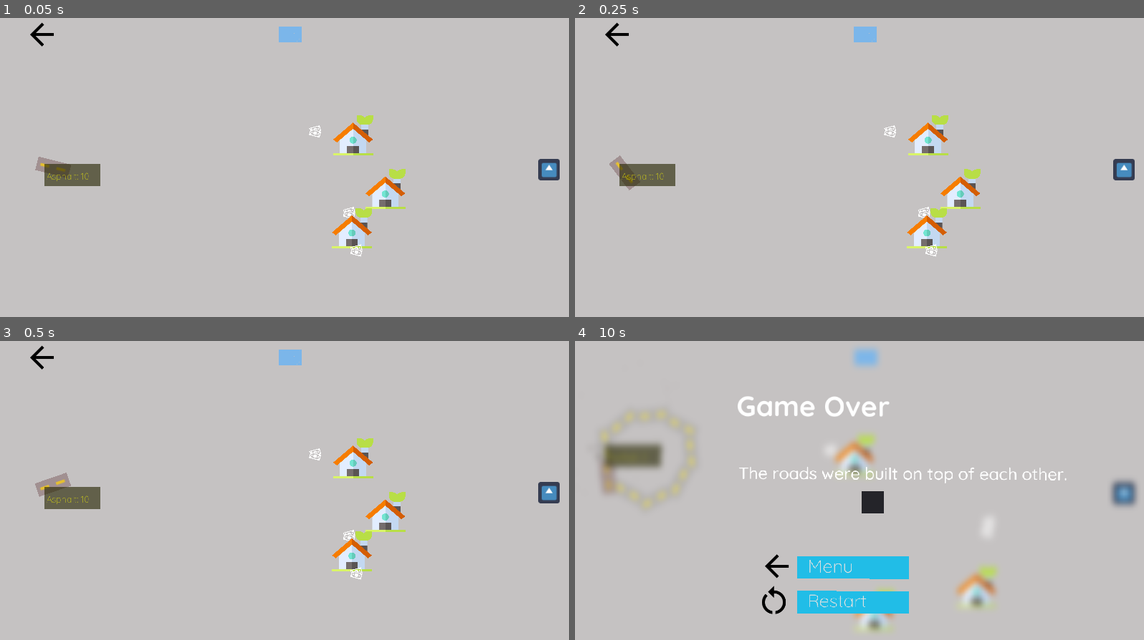
Above: before the commit, frames 1-4 (two rows, left to right).
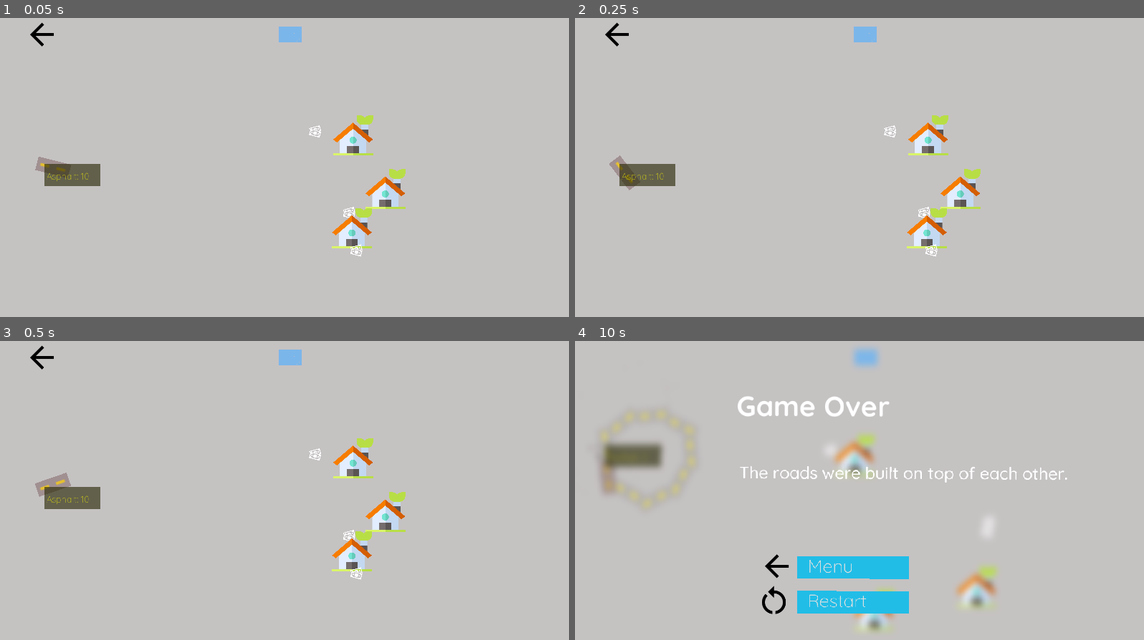
Above: after the commit, the same moments.

Repository: dfxe/godot-games
Game: Godot game, scene res://main_sceno.tscn
Two runs of this game, one before a commit and one after it. Both use one fixed random seed, a clock stepped at 60 frames per second and the inputs below. The engine's default icon, where the game draws it, is replaced by a stand-in: a white triangle on a blue panel in a dark square.
Inputs (mouse positions are in pixels of both pictures, inside the frame that each line leads up to):
- Up to frame 1 (0.05 s): no input
- Up to frame 2 (0.25 s): no input
- Up to frame 3 (0.5 s): no input
- Up to frame 4 (10 s): tap Space (ui_select) at 0.77, 2.27, 3.77, 4.52, 5.27, 6.77, 7.52, 8.27, 9.77 s; click (614, 358) at 1.25 s

The runs differ from the first frame. In frame 1, 0.3% of the frame differs, in the area x 94-99%, y 47-55%; in frame 2, 0.3%; in frame 3, 0.3%; in frame 4, 1.2%, in the area x 28-99%, y 41-58%.

Commit message:
Add: Game Over restart button

Diff:
--- a/road_builder/main_sceno.tscn
+++ b/road_builder/main_sceno.tscn
@@ -79,6 +79,7 @@
 }
 
 [node name="TouchScreenButton" type="TouchScreenButton" parent="Panel"]
+visible = false
 position = Vector2( 449.52, -16.6489 )
 scale = Vector2( 0.3, 0.3 )
 normal = ExtResource( 3 )
@@ -177,7 +178,7 @@
 "_edit_use_anchors_": false
 }
 
-[node name="GameOverPanel" type="Panel" parent="Panel"]
+[node name="GameOverPanel" type="Control" parent="Panel"]
 visible = false
 margin_right = 40.0
 margin_bottom = 40.0
@@ -199,10 +200,10 @@
 }
 
 [node name="GameOverReason" type="RichTextLabel" parent="Panel/GameOverPanel"]
-margin_left = -219.777
-margin_top = -51.2639
-margin_right = 380.223
-margin_bottom = 348.736
+margin_left = -219.38
+margin_top = -52.0576
+margin_right = 380.62
+margin_bottom = 347.942
 size_flags_horizontal = 2
 size_flags_vertical = 2
 size_flags_stretch_ratio = 2.21
@@ -262,7 +263,7 @@
 "_edit_use_anchors_": false
 }
 
-[node name="EndBackToMenu" type="Button" parent="Panel/GameOverPanel/ColorRect2"]
+[node name="EndRestart" type="Button" parent="Panel/GameOverPanel/ColorRect2"]
 margin_left = 12.5992
 margin_top = -6.29959
 margin_right = 105.599
@@ -296,3 +297,4 @@
 [connection signal="timeout" from="Camera2D/Frequency" to="Camera2D" method="_on_Frequency_timeout"]
 [connection signal="timeout" from="Camera2D/Duration" to="Camera2D" method="_on_Duration_timeout"]
 [connection signal="pressed" from="Panel/BackToMenuBtn" to="." method="_on_BackToMenuBtn_pressed"]
+[connection signal="pressed" from="Panel/GameOverPanel/ColorRect2/EndRestart" to="." method="_on_EndRestart_pressed"]
--- /dev/null
+++ b/road_builder/mesh_1.tscn
@@ -0,0 +1,8 @@
+[gd_scene load_steps=2 format=2]
+
+[ext_resource path="res://mesh_build.gd" type="Script" id=1]
+
+[node name="Spatial" type="Spatial"]
+
+[node name="MultiMeshInstance" type="MultiMeshInstance" parent="."]
+script = ExtResource( 1 )
--- /dev/null
+++ b/road_builder/mesh_build.gd
@@ -0,0 +1,17 @@
+extends MultiMeshInstance
+
+
+# Declare member variables here. Examples:
+# var a = 2
+# var b = "text"
+
+
+# Called when the node enters the scene tree for the first time.
+func _ready():
+	var mez = CSGMesh.new()
+	print(mez)
+
+
+# Called every frame. 'delta' is the elapsed time since the previous frame.
+#func _process(delta):
+#	pass
--- a/road_builder/scripts/game_manager.gd
+++ b/road_builder/scripts/game_manager.gd
@@ -100,3 +100,7 @@
 
 func _on_BackToMenuBtn_pressed():
 	pressed_reload()
+
+
+func _on_EndRestart_pressed():
+	pressed_reload()
